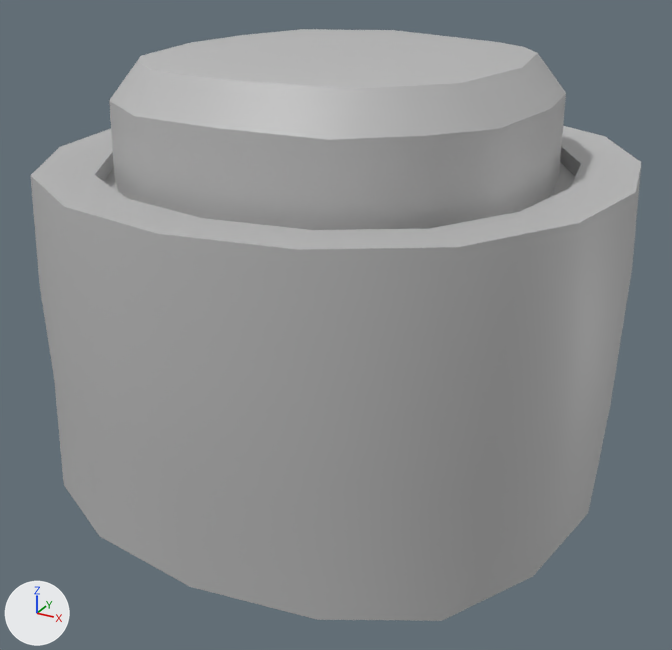
The FBX model Isolated Control/Assets/Meshes/SM_button.fbx: old version first, new version second.
Before and after are seen from a camera (50 mm lens) standing at (0.204, -0.376, 0.256) and looking at (0.004, -0.012, 0.074). Arrows for +X, +Y and +Z are at lower left; the lights stay in place. Where no turn or scale is listed for an object, it has been applied to the vertices.

The older version as bpy lines, for what is in view:
```python
me_mesh = bpy.data.meshes.new('Mesh')
me_mesh.from_pydata(...)  # 137 vertices, 128 faces; spans x -0.136..0.136, y -0.136..0.136, z 0.0..0.155
me_mesh.materials.append(mat_lambert1)  # grey #bcbcbc
me_mesh_001 = bpy.data.meshes.new('Mesh.001')
me_mesh_001.from_pydata(...)  # 89 vertices, 80 faces; spans x -0.099..0.099, y -0.099..0.099, z -0.011..0.053
me_mesh_001.materials.append(mat_lambert1)  # grey #bcbcbc
ob_casing = bpy.data.objects.new('casing', me_mesh)
ob_casing.location = (0.0, 0.0, 0.0)
ob_pushing = bpy.data.objects.new('pushing', me_mesh_001)
ob_pushing.location = (0.0, 0.0, 0.1532)
```
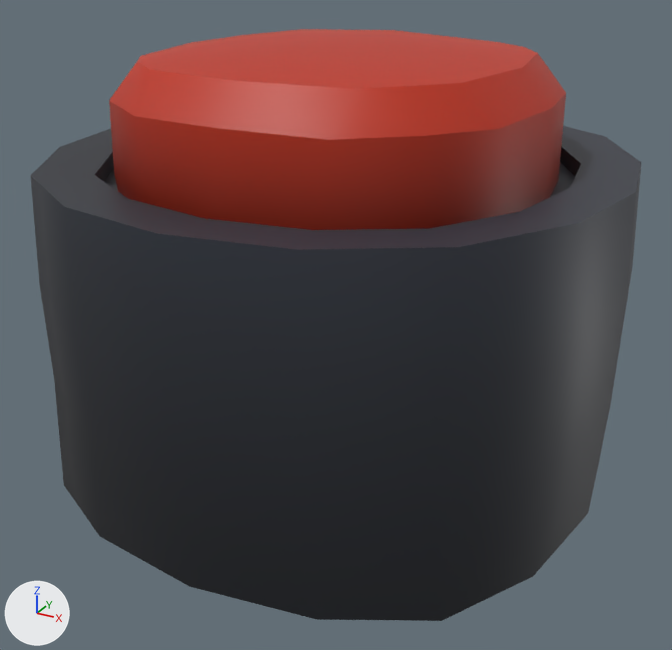
Where the change shows, as pixel boxes (x1, y1, x2, y2) in the pictures (672 x 650 px):
'casing', recoloured (grey to black)
    both: (30, 126, 642, 621)
'pushing', recoloured, surface changed (grey to red)
    both: (109, 29, 566, 230)

What the commit changed:
Picture 'baseColour_.tga' (img_basecolour__tga) is new.
Material 'M_Base' (mat_m_base) is new.
Its texture is img_basecolour__tga.
me_mesh has 137 vertices, 128 faces and spans x -0.136..0.136, y -0.136..0.136, z 0.0..0.155.
me_mesh no longer uses material mat_lambert1 (grey #bcbcbc).
me_mesh now uses material mat_m_base (picture img_basecolour__tga).
me_mesh_001 has 89 vertices, 80 faces and spans x -0.099..0.099, y -0.099..0.099, z -0.011..0.053.
me_mesh_001 is used by ob_pushing; location (0.0, 0.0, 0.1532).
me_mesh_001 no longer uses material mat_lambert1 (grey #bcbcbc).
me_mesh_001 part 1: texture (UV) coordinates of 80 of 80 faces, centred in x -0.095..0.095, y -0.095..0.095, z -0.011..0.052, changed; they spanned u 0.0..1.0, v 0.0..1.0 and now span u 0.07..0.07, v 0.33..0.67.
me_mesh_001 now uses material mat_m_base (picture img_basecolour__tga).
